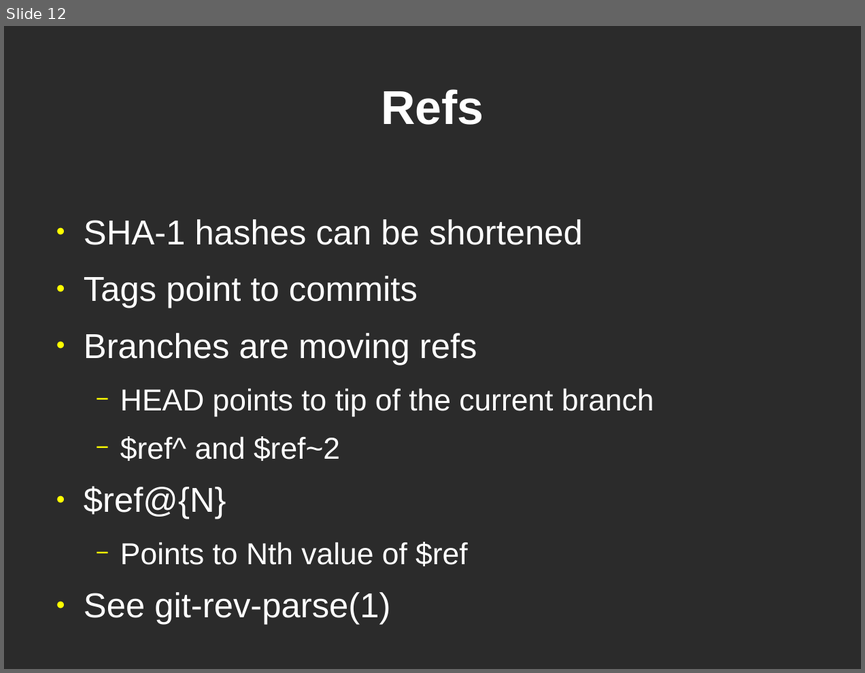
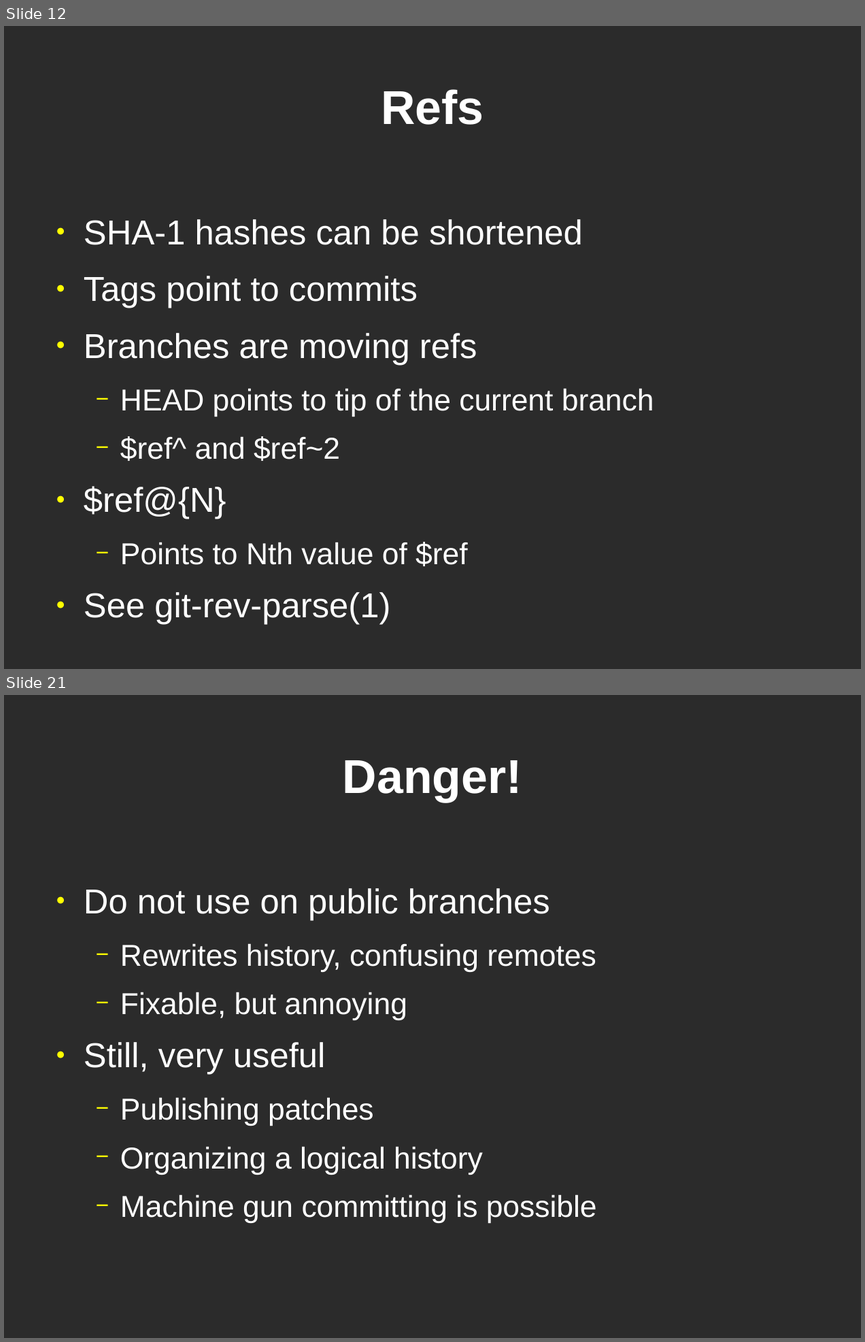
Before and after one commit to bjc/dvcs-git-slides, a slide deck: git.odp. Shown one above the other, each under a label of ours: slide 12 before the commit, slides 12 and 21 after it; the slides between them are not shown. The pictures are 865x673 and 865x1342 pixels, drawn with LibreOffice and Linux fonts; fonts in the diff are those of the drawing; background and template pictures are left out; a plain dark background stands for a picture behind light text. Boxes give left, top, right and bottom in pixels: in the first picture for what was removed or moved away, otherwise in the second. Text is boxed around its words. In the diff, an @@ line names an element or a change of style, - is before the commit and + after.

```diff
--- a/git.odp
+++ b/git.odp
@@ slide 21 added at [4, 695, 861, 1338], background picture (left out) @@
@@ title added at [343, 760, 522, 802], 44 pt, text #FFFFFF, bold @@
+Danger!
@@ text added at [84, 888, 597, 1223], 28 pt, text #FFFFFF @@
+● Do not use on public branches
+  − Rewrites history, confusing remotes
+  − Fixable, but annoying
+● Still, very useful
+  − Publishing patches
+  − Organizing a logical history
+  − Machine gun committing is possible
```
Also in this commit, not shown: 11 other slides added, 1 other file.
